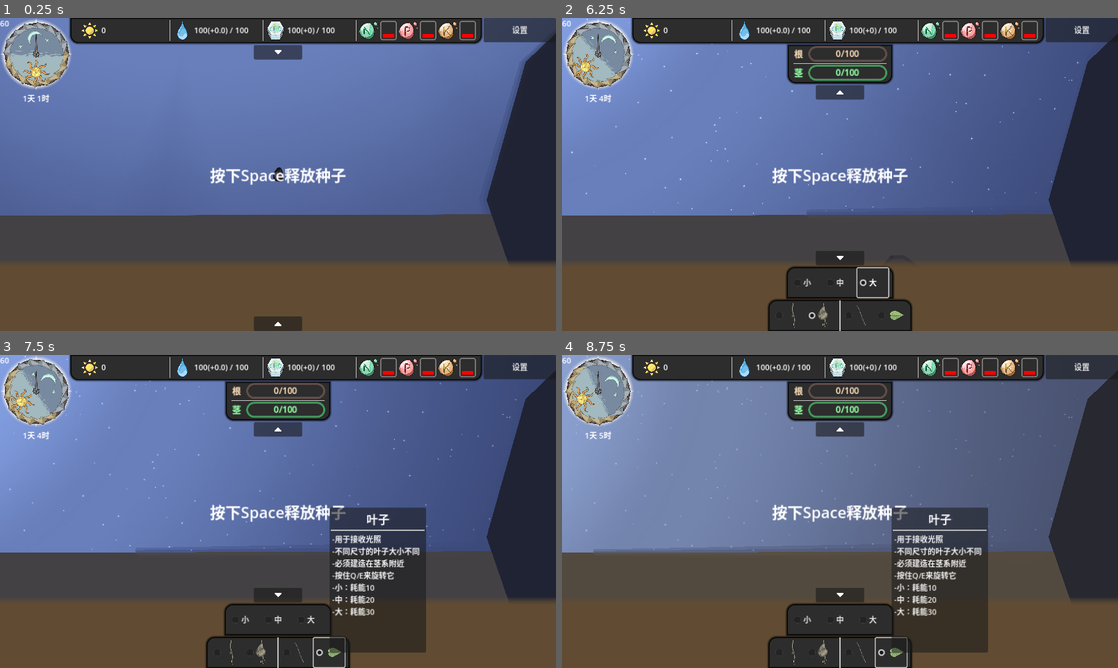
Above: before the commit, frames 1-4 (two rows, left to right).
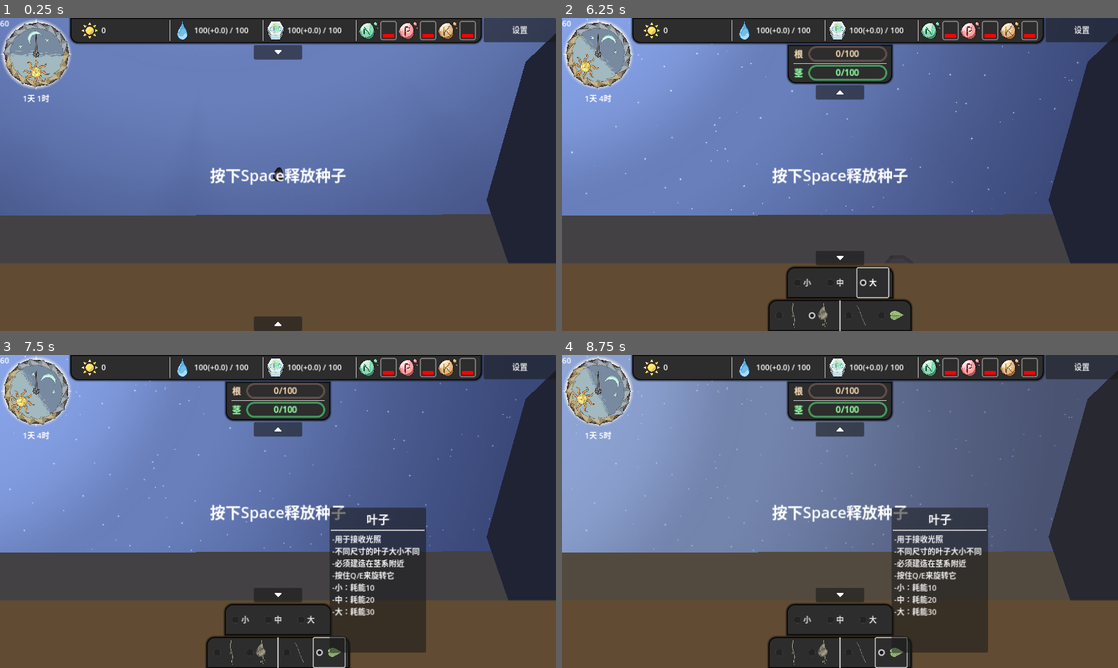
Above: after the commit, the same moments.

Repository: DeanNevan/RootsOfLife
Game: Godot game, scene res://src/main/MainGame/MainGame.tscn
Same seed, same stepped clock (60 frames per second), same inputs: the game is played once before the commit and once after it. The engine's default icon, where the game draws it, is replaced by a stand-in: a white triangle on a blue panel in a dark square.
Inputs (mouse positions are in pixels of both pictures, inside the frame that each line leads up to):
- Up to frame 1 (0.25 s): no input
- Up to frame 2 (6.25 s): click (840, 52) at 0.5 s; click "设置" at 1.25 s; click (840, 324) at 2 s; click (789, 315) at 2.75 s; click (823, 315) at 3.5 s; click "小" at 4.25 s; click "中" at 5 s; click "大" at 5.75 s
- Up to frame 3 (7.5 s): click (294, 652) at 6.5 s; click (328, 652) at 7.25 s
- Up to frame 4 (8.75 s): tap Enter at 8 s; drag from (840, 511) to (890, 652) at 8.02 s

The runs differ from the first frame. In frame 1, 0.2% of the frame differs, in the area x 56-100%, y 2-79%; in frame 2, 0.2%; in frame 3, 0.4%; in frame 4, 0.5%, in the area x 5-100%, y 2-79%.

Commit message:
完成营养效果；修复一大坨bug；把影子优化了点

Diff:
--- a/src/main/MainGame/GameWorld/instances/Test/GameWorldTest.tscn
+++ b/src/main/MainGame/GameWorld/instances/Test/GameWorldTest.tscn
@@ -66,7 +66,7 @@
 polygon = PackedVector2Array(-1331, 198, -1378, 329, -1236, 376, -1207, 283)
 
 [node name="TerrainNutritionK2" parent="Terrains" index="12" instance=ExtResource("7_428ud")]
-polygon = PackedVector2Array(-632, 761, -579, 906, -491, 799)
+polygon = PackedVector2Array(298, 241, 304, 379, 452, 309)
 
 [node name="TerrainNutritionN" parent="Terrains" index="13" instance=ExtResource("8_721ef")]
 polygon = PackedVector2Array(917, 242, 887, 300, 836, 395, 907, 439, 1023, 407, 988, 185)
@@ -74,7 +74,10 @@
 [node name="TerrainNutritionP" parent="Terrains" index="14" instance=ExtResource("9_utf2j")]
 polygon = PackedVector2Array(-997, 1060, -997, 1060, -894, 1227, -894, 1227, -894, 1227, -894, 1227, -894, 1227, -894,  …(1673 unchanged characters)…
 
-[node name="TerrainNutritionN2" parent="Terrains" index="15" instance=ExtResource("8_721ef")]
+[node name="TerrainNutritionP2" parent="Terrains" index="15" instance=ExtResource("9_utf2j")]
+polygon = PackedVector2Array(-847, 386, -868, 539, -726, 556, -673, 439)
+
+[node name="TerrainNutritionN2" parent="Terrains" index="16" instance=ExtResource("8_721ef")]
 polygon = PackedVector2Array(-120, 974, -127, 1031, 33, 1110, 115, 1053)
 
 [node name="Sprite2D" parent="." index="3"]
--- a/src/main/MainGame/MainGame.gd
+++ b/src/main/MainGame/MainGame.gd
@@ -90,3 +90,9 @@
 		_Plant.build_size = Global.BuildingSize.NONE
 		_Plant.stop_building()
 	pass # Replace with function body.
+
+
+func _on_plant_clear_fog_requested():
+	for i in $MainGameFog/FogTileMap.get_used_cells(0):
+		$MainGameFog/FogTileMap.set_cell(0, i, -1)
+	pass # Replace with function body.
--- a/src/main/MainGame/MainGame.tscn
+++ b/src/main/MainGame/MainGame.tscn
@@ -190,3 +190,4 @@
 [connection signal="seed_ok" from="Seed" to="." method="_on_seed_seed_ok"]
 [connection signal="building_canceled" from="LayerUI/MainGameUI" to="." method="_on_main_game_ui_building_canceled"]
 [connection signal="building_requested" from="LayerUI/MainGameUI" to="." method="_on_main_game_ui_building_requested"]
+[connection signal="clear_fog_requested" from="Plant" to="." method="_on_plant_clear_fog_requested"]
--- a/src/main/MainGame/MainGameBG/Moon.gd
+++ b/src/main/MainGame/MainGameBG/Moon.gd
@@ -20,7 +20,7 @@
 			percent_in_period = (1 - 0.738 + percent) / total
 
 		var radian : float = PI+PI * (1 - percent_in_period)
-		position = 1000 * Vector2.RIGHT.rotated(radian)
+		position = 800 * Vector2.RIGHT.rotated(radian)
 	else:
 		hide()
 	#get_viewport_rect().size
--- a/src/main/MainGame/MainGameBG/Moon.tscn
+++ b/src/main/MainGame/MainGameBG/Moon.tscn
@@ -9,7 +9,6 @@
 [node name="Light" type="PointLight2D" parent="."]
 energy = 0.5
 shadow_enabled = true
-shadow_filter = 1
 shadow_filter_smooth = 1.0
 texture = ExtResource("1_8ov2o")
-texture_scale = 3.0
+texture_scale = 2.5
--- a/src/main/MainGame/MainGameBG/Sun.gd
+++ b/src/main/MainGame/MainGameBG/Sun.gd
@@ -16,7 +16,7 @@
 		show()
 		percent_in_period = (percent - 0.164) / (0.783 - 0.164)
 		var radian : float = PI+PI * (1 - percent_in_period)
-		position = 1000 * Vector2.RIGHT.rotated(radian)
+		position = 800 * Vector2.RIGHT.rotated(radian)
 	else:
 		hide()
 	#get_viewport_rect().size
--- a/src/main/MainGame/MainGameBG/Sun.tscn
+++ b/src/main/MainGame/MainGameBG/Sun.tscn
@@ -11,7 +11,7 @@
 energy = 0.5
 shadow_enabled = true
 texture = ExtResource("1_bwlti")
-texture_scale = 3.0
+texture_scale = 2.5
 
 [node name="Sprite2D" type="Sprite2D" parent="."]
 visible = false
--- a/src/main/MainGame/MainGameFX/MainGameFog.gd
+++ b/src/main/MainGame/MainGameFX/MainGameFog.gd
@@ -22,9 +22,9 @@
 		texturerect.texture = vp_tex
 
 func _on_viewport_size_changed():
-	size = get_parent().get_viewport().size * 0.25
+	size = get_parent().get_viewport().size
 
 func _process(_delta):
 	if is_instance_valid(following_camera):
 		camera.position = following_camera.position
-		camera.zoom = following_camera.zoom * 0.25
+		camera.zoom = following_camera.zoom
--- a/src/main/MainGame/MainGameUI/ContainerEnergy/ContainerEnergy.gd
+++ b/src/main/MainGame/MainGameUI/ContainerEnergy/ContainerEnergy.gd
@@ -14,7 +14,7 @@
 	pass
 
 func _on_energy_data_changed():
-	var change_speed_str := str(Data.energy.get_change_speed())
+	var change_speed_str := str(Data.energy.get_change_speed()).pad_decimals(1)
 	if Data.energy.get_change_speed() >= 0:
 		change_speed_str = "+" + change_speed_str
 	_LabelEnergy.text = "%d(%s)" % [
@@ -28,7 +28,7 @@
 	GUI._FloatWindow.activate(
 		self,
 		"能量",
-		"-即碳水化合物\n-由光合作用产生，消耗1单位水分，产生1单位能量\n-建造储藏根来增加最大容量\n-植物成长值越大，日常消耗越大，当前消耗:%d" % Data.energy.decrease_speed
+		"-即碳水化合物\n-由光合作用产生，消耗1单位水分，产生1单位能量\n-建造储藏根来增加最大容量\n-植物成长值越大，日常消耗越大，当前消耗:%.3f" % Data.energy.decrease_speed
 	)
 	pass # Replace with function body.
 
--- a/src/main/MainGame/MainGameUI/ContainerNutrition/ContainerNutrition.gd
+++ b/src/main/MainGame/MainGameUI/ContainerNutrition/ContainerNutrition.gd
@@ -1,15 +1,9 @@
 extends MarginContainer
 
 enum Stage{
+	LOW,
+	MEDIUM,
 	HIGH,
-	MEDIUM,
-	LOW
-}
-
-var PERCENT_RANGE_TO_STAGE := {
-	Vector2(0.000, 0.333) : Stage.LOW,
-	Vector2(0.333, 0.666) : Stage.MEDIUM,
-	Vector2(0.666, 1.000) : Stage.HIGH,
 }
 
 var STAGE_TO_COLOR := {
@@ -50,12 +44,7 @@
 	pass
 
 func _on_nutrition_n_data_changed():
-	var percent : float = float(Data.nutrition_n.value) / Data.nutrition_n.capacity
-	var stage := Stage.LOW
-	for i in PERCENT_RANGE_TO_STAGE:
-		if i.x < percent and i.y > percent:
-			stage = PERCENT_RANGE_TO_STAGE[i]
-			break
+	var stage : int = clamp(Data.nutrition_n.level, 0, 2)
 	_UnitsN.modulate = STAGE_TO_COLOR[stage]
 	match stage:
 		Stage.LOW:
@@ -73,12 +62,7 @@
 	pass
 
 func _on_nutrition_k_data_changed():
-	var percent : float = float(Data.nutrition_k.value) / Data.nutrition_k.capacity
-	var stage := Stage.LOW
-	for i in PERCENT_RANGE_TO_STAGE:
-		if i.x < percent and i.y > percent:
-			stage = PERCENT_RANGE_TO_STAGE[i]
-			break
+	var stage : int = clamp(Data.nutrition_k.level, 0, 2)
 	_UnitsK.modulate = STAGE_TO_COLOR[stage]
 	match stage:
 		Stage.LOW:
@@ -96,12 +80,7 @@
 	pass
 
 func _on_nutrition_p_data_changed():
-	var percent : float = float(Data.nutrition_p.value) / Data.nutrition_p.capacity
-	var stage := Stage.LOW
-	for i in PERCENT_RANGE_TO_STAGE:
-		if i.x < percent and i.y > percent:
-			stage = PERCENT_RANGE_TO_STAGE[i]
-			break
+	var stage : int = clamp(Data.nutrition_p.level, 0, 2)
 	_UnitsP.modulate = STAGE_TO_COLOR[stage]
 	match stage:
 		Stage.LOW:
@@ -123,7 +102,7 @@
 	GUI._FloatWindow.activate(
 		_ContainerN,
 		"氮",
-		"-分为缺少、普通、丰富三级\n-普通：增效光合作用50%%\n-丰富：叶子暂停脱落\n-当前：%s" % Data.nutrition_n.get_level_str()
+		"-分为缺少、普通、丰富三级\n-普通：增效光合作用50%%\n-丰富：叶子暂停脱落\n-当前为%s\n-根系每接触1个区域，营养+1级\n-注意：同时拥有三个及以上的同一营养区域是浪费" % Data.nutrition_n.get_level_str()
 	)
 	pass # Replace with function body.
 
@@ -137,7 +116,7 @@
 	GUI._FloatWindow.activate(
 		_ContainerP,
 		"磷",
-		"-分为缺少、普通、丰富三级\n-普通：建造能量消耗降低50%%\n-丰富：日常能量消耗降低50%%\n-当前：%s" % Data.nutrition_p.get_level_str()
+		"-分为缺少、普通、丰富三级\n-普通：日常能量消耗降低50%%\n-丰富：日常能量消耗降低100%%\n-当前为%s\n-根系每接触1个区域，营养+1级\n-注意：同时拥有三个及以上的同一营养区域是浪费" % Data.nutrition_p.get_level_str()
 	)
 	pass # Replace with function body.
 
@@ -151,7 +130,7 @@
 	GUI._FloatWindow.activate(
 		_ContainerK,
 		"钾",
-		"-分为缺少、普通、丰富三级\n-普通：能量储存上限提高50%%\n-丰富：能量储存没有上限\n-当前：%s" % Data.nutrition_k.get_level_str()
+		"-分为缺少、普通、丰富三级\n-普通：水分储量提高100\n-丰富：迷雾全开\n-当前为%s\n-根系每接触1个区域，营养+1级\n-注意：同时拥有三个及以上的同一营养区域是浪费" % Data.nutrition_k.get_level_str()
 	)
 	pass # Replace with function body.
 
--- a/src/main/Plant/Plant.gd
+++ b/src/main/Plant/Plant.gd
@@ -5,6 +5,7 @@
 signal new_stem_line_built(stem_line)
 signal new_leaf_built(leaf)
 signal new_storage_roots_built(storage_roots)
+signal clear_fog_requested
 signal leaf_fallen(leaf)
 
 @onready var _Roots = %Roots
@@ -41,11 +42,16 @@
 var is_building_plant_element := false
 var building_plant_element : PlantElement
 
+var normal_energy_cost := 0.0
+
+var is_nutrition_k_working := false
+
 # Called when the node enters the scene tree for the first time.
 func _ready():
 	stop_building()
 	Data.plant = self
 	GameTime.connect("hour_passed", _on_hour_passed)
+	Data.connect("growth_point_changed", _on_growth_point_changed)
 	pass # Replace with function body.
 
 func _unhandled_input(event):
@@ -322,6 +328,13 @@
 	leaf.fall()
 	pass
 
+func _on_growth_point_changed():
+	var total_growth_point : float = Data.roots_growth_point + Data.stem_growth_point
+	Data.energy.decrease_speed -= normal_energy_cost
+	normal_energy_cost = (total_growth_point / 10) * Data.normal_energy_cost_effeciency
+	Data.energy.decrease_speed += normal_energy_cost
+	pass
+
 func _on_hour_passed():
 	Data.water.update()
 
@@ -364,4 +377,33 @@
 	Data.nutrition_k.update()
 	Data.nutrition_p.update()
 
-	pass
+	if Data.nutrition_n.level == 0:
+		Data.photosynthesis_effeciency = 1
+		Data.is_pause_leaf_fall = false
+	elif Data.nutrition_n.level == 1:
+		Data.photosynthesis_effeciency = 1.5
+		Data.is_pause_leaf_fall = false
+	elif Data.nutrition_n.level >= 2:
+		Data.photosynthesis_effeciency = 1.5
+		Data.is_pause_leaf_fall = true
+
+	if Data.nutrition_p.level == 0:
+		Data.normal_energy_cost_effeciency = 1
+	elif Data.nutrition_p.level == 1:
+		Data.normal_energy_cost_effeciency = 0.5
+	elif Data.nutrition_p.level >= 2:
+		Data.normal_energy_cost_effeciency = 0.0
+
+	if Data.nutrition_k.level == 0:
+		if is_nutrition_k_working:
+			is_nutrition_k_working = false
+			Data.water.capacity -= 100
+		Data.is_neglect_energy_capacity = false
+	elif Data.nutrition_k.level == 1:
+		if !is_nutrition_k_working:
+			is_nutrition_k_working = true
+			Data.water.capacity += 100
+		Data.is_neglect_energy_capacity = false
+	elif Data.nutrition_k.level >= 2:
+		emit_signal("clear_fog_requested")
+	pass
--- a/src/main/PlantResource/Nutrition/Nutrition.gd
+++ b/src/main/PlantResource/Nutrition/Nutrition.gd
@@ -1,23 +1,22 @@
 extends PlantResource
 class_name Nutrition
 
-# 0,1,2
-func get_level() -> int:
-	var percent : float = value / capacity
-	if percent < 0.333:
-		return 0
-	elif percent < 0.666:
-		return 1
-	return 2
+var level := 0:
+	set(_level):
+		level = _level
+		emit_signal("data_changed")
 
 # 0,1,2
 func get_level_str() -> String:
-	var level : int = get_level()
 	var content := ""
 	if level == 0:
 		content = "缺少"
-	if level == 1:
+	elif level == 1:
 		content = "普通"
-	if level == 1:
+	elif level == 2:
 		content = "丰富"
+	elif level >= 3:
+		content = "过多"
+	else:
+		content = "ERROR"
 	return content
--- a/src/main/Terrain/TerrainNutrition/TerrainNutrition.gd
+++ b/src/main/Terrain/TerrainNutrition/TerrainNutrition.gd
@@ -1,7 +1,12 @@
 extends Terrain
 class_name TerrainNutrition
 
+signal emptied(terrain)
+
 var SPEED := 5
+
+var is_working := false
+var in_area_roots_lines := []
 
 @export var max_capacity := 200
 @onready var capacity : int = max_capacity:
@@ -17,9 +22,43 @@
 	super.init_all()
 	capacity = max_capacity
 
+func _ready():
+	super._ready()
+	GameTime.connect("hour_passed", _on_hour_passed)
+	pass
+
+func start_work():
+	pass
+
+func stop_work():
+	pass
+
+func _on_hour_passed():
+	pass
+
 func update_hint_content():
-	hint_content = "提供营养元素，但储量有限\n根系只要接触，+%d/h\n储量：%d" % [SPEED, capacity]
+	hint_content = "提供营养元素，但储量有限\n根系只要接触，+1级营养\n储量：%d(每小时-%d)" % [capacity, SPEED]
 	if is_instance_valid(GUI._FloatWindow):
 		if GUI._FloatWindow.current_asker == self:
 			GUI._FloatWindow.activate(self, hint_title, hint_content)
 	pass
+
+func _on_area_terrain_area_entered(area):
+	var object : Object = area
+	if area is DetectArea2D:
+		object = area.object
+	if object is RootsLine:
+		in_area_roots_lines.append(object)
+		start_work()
+	pass # Replace with function body.
+
+
+func _on_area_terrain_area_exited(area):
+	var object : Object = area
+	if area is DetectArea2D:
+		object = area.object
+	if object is RootsLine:
+		in_area_roots_lines.erase(object)
+		if in_area_roots_lines.size() == 0:
+			stop_work()
+	pass # Replace with function body.
--- a/src/main/Terrain/TerrainNutrition/TerrainNutrition.tscn
+++ b/src/main/Terrain/TerrainNutrition/TerrainNutrition.tscn
@@ -28,3 +28,6 @@
 label_settings = SubResource("LabelSettings_h5di2")
 horizontal_alignment = 1
 vertical_alignment = 1
+
+[connection signal="area_entered" from="AreaTerrain" to="." method="_on_area_terrain_area_entered"]
+[connection signal="area_exited" from="AreaTerrain" to="." method="_on_area_terrain_area_exited"]
--- a/src/main/Terrain/TerrainNutrition/TerrainNutritionK/TerrainNutritionK.gd
+++ b/src/main/Terrain/TerrainNutrition/TerrainNutritionK/TerrainNutritionK.gd
@@ -7,3 +7,23 @@
 func _ready():
 	super._ready()
 	update_hint_content()
+
+func start_work():
+	if !is_working:
+		Data.nutrition_k.level += 1
+		is_working = true
+	pass
+
+func stop_work():
+	if is_working:
+		Data.nutrition_k.level -= 1
+		is_working = false
+	pass
+
+func _on_hour_passed():
+	if is_working:
+		capacity -= SPEED
+	if capacity <= 0:
+		emit_signal("emptied", self)
+		stop_work()
+	pass
--- a/src/main/Terrain/TerrainNutrition/TerrainNutritionK/TerrainNutritionK.tscn
+++ b/src/main/Terrain/TerrainNutrition/TerrainNutritionK/TerrainNutritionK.tscn
@@ -17,8 +17,6 @@
 [node name="TerrainNutritionK" instance=ExtResource("1_d7als")]
 color = Color(1, 0.552941, 0.384314, 1)
 script = ExtResource("2_i6gb5")
-max_capacity = 200
-border_color = Color(1, 0.552941, 0.384314, 1)
 
 [node name="LightOccluder" parent="." index="0"]
 occluder = SubResource("OccluderPolygon2D_4lf2g")
--- a/src/main/Terrain/TerrainNutrition/TerrainNutritionN/TerrainNutritionN.gd
+++ b/src/main/Terrain/TerrainNutrition/TerrainNutritionN/TerrainNutritionN.gd
@@ -8,3 +8,23 @@
 func _ready():
 	super._ready()
 	update_hint_content()
+
+func start_work():
+	if !is_working:
+		Data.nutrition_n.level += 1
+		is_working = true
+	pass
+
+func stop_work():
+	if is_working:
+		Data.nutrition_n.level -= 1
+		is_working = false
+	pass
+
+func _on_hour_passed():
+	if is_working:
+		capacity -= SPEED
+	if capacity <= 0:
+		emit_signal("emptied", self)
+		stop_work()
+	pass
--- a/src/main/Terrain/TerrainNutrition/TerrainNutritionP/TerrainNutritionP.gd
+++ b/src/main/Terrain/TerrainNutrition/TerrainNutritionP/TerrainNutritionP.gd
@@ -8,3 +8,23 @@
 func _ready():
 	super._ready()
 	update_hint_content()
+
+func start_work():
+	if !is_working:
+		Data.nutrition_p.level += 1
+		is_working = true
+	pass
+
+func stop_work():
+	if is_working:
+		Data.nutrition_p.level -= 1
+		is_working = false
+	pass
+
+func _on_hour_passed():
+	if is_working:
+		capacity -= SPEED
+	if capacity <= 0:
+		emit_signal("emptied", self)
+		stop_work()
+	pass
--- a/src/main/autoload/Data.gd
+++ b/src/main/autoload/Data.gd
@@ -3,6 +3,7 @@
 signal roots_growth_point_changed
 signal stem_growth_point_changed
 signal plant_changed
+signal growth_point_changed
 
 var sunlight := Sunlight.new()
 var energy := Energy.new()
@@ -12,6 +13,10 @@
 var nutrition_k := NutritionK.new()
 
 var photosynthesis_effeciency := 1.0
+var normal_energy_cost_effeciency := 1.0:
+	set(_normal_energy_cost_effeciency):
+		normal_energy_cost_effeciency = _normal_energy_cost_effeciency
+		emit_signal("growth_point_changed")
 
 var is_pause_leaf_fall := false
 var is_neglect_energy_capacity := false
@@ -21,11 +26,13 @@
 	set(_roots_growth_point):
 		roots_growth_point = _roots_growth_point
 		emit_signal("roots_growth_point_changed")
+		emit_signal("growth_point_changed")
 #茎系成长值(1米=100像素=1成长值，S/M/L叶子=3/6/9成长值)
 var stem_growth_point := 0.0:
 	set(_stem_growth_point):
 		stem_growth_point = _stem_growth_point
 		emit_signal("stem_growth_point_changed")
+		emit_signal("growth_point_changed")
 
 var roots_goal := 100.0:
 	set(_roots_goal):
